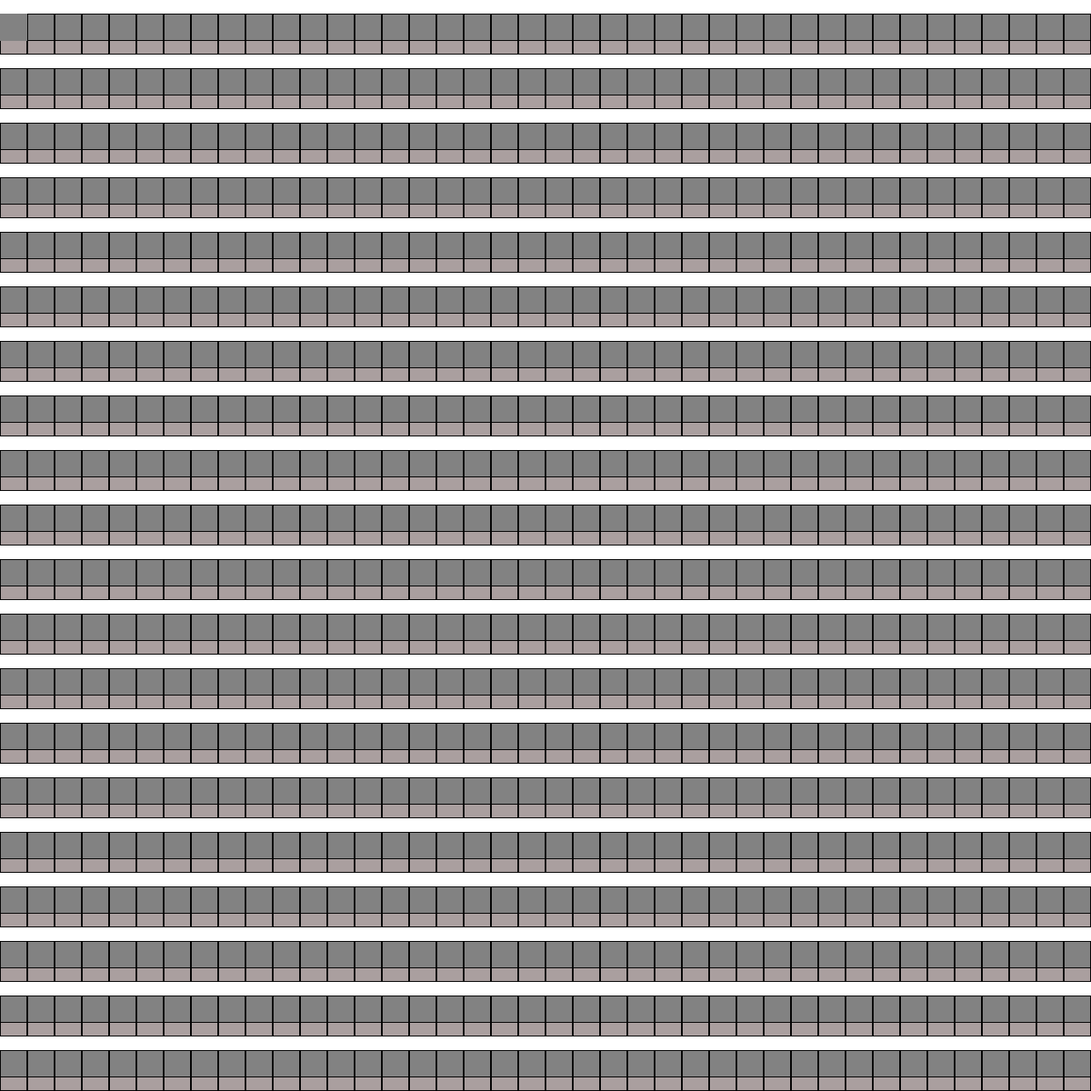
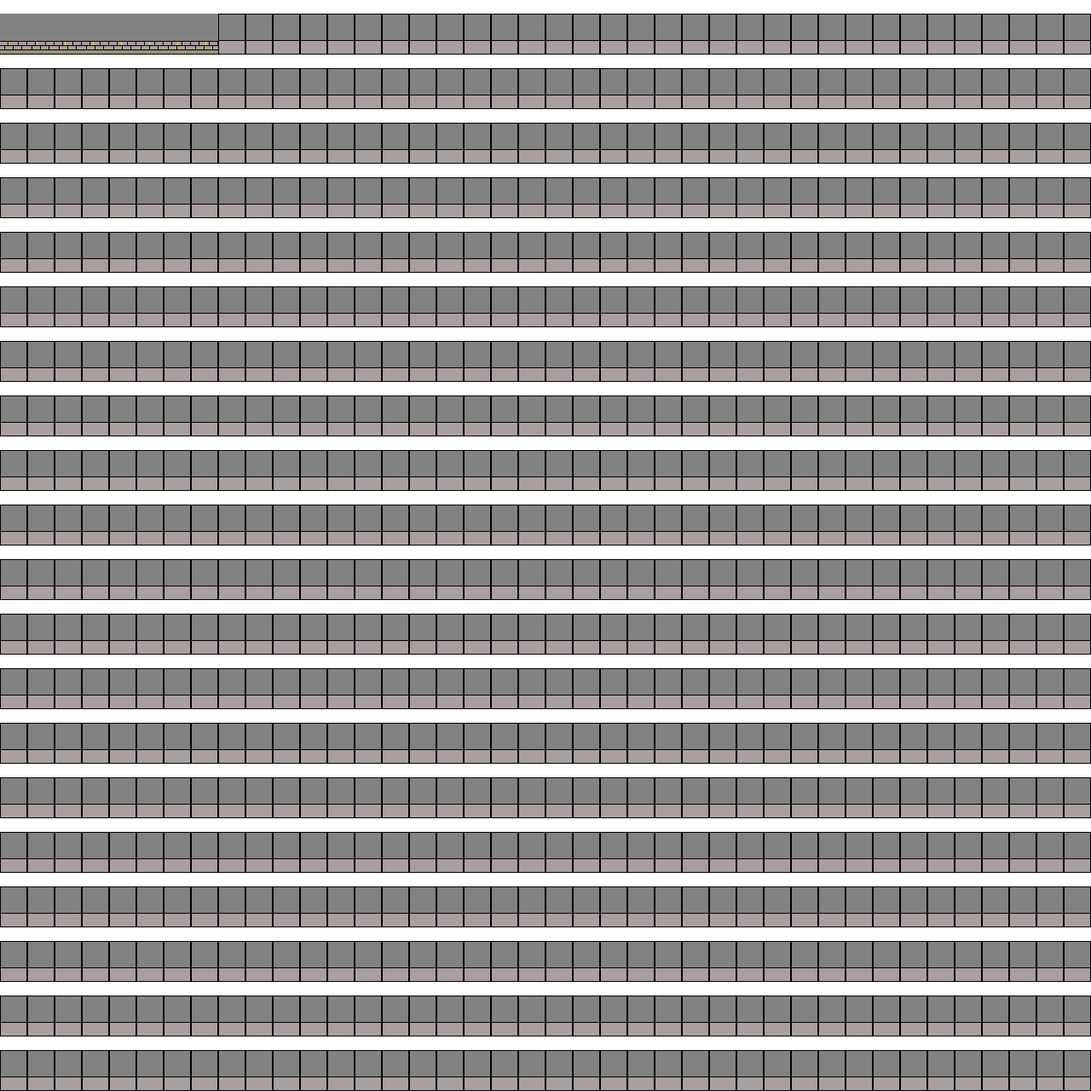
Before/after of a 1091 × 1091 layered artwork. What changed in the layer stack:
painted on "레이어 0" over [0, 13, 219, 54]
